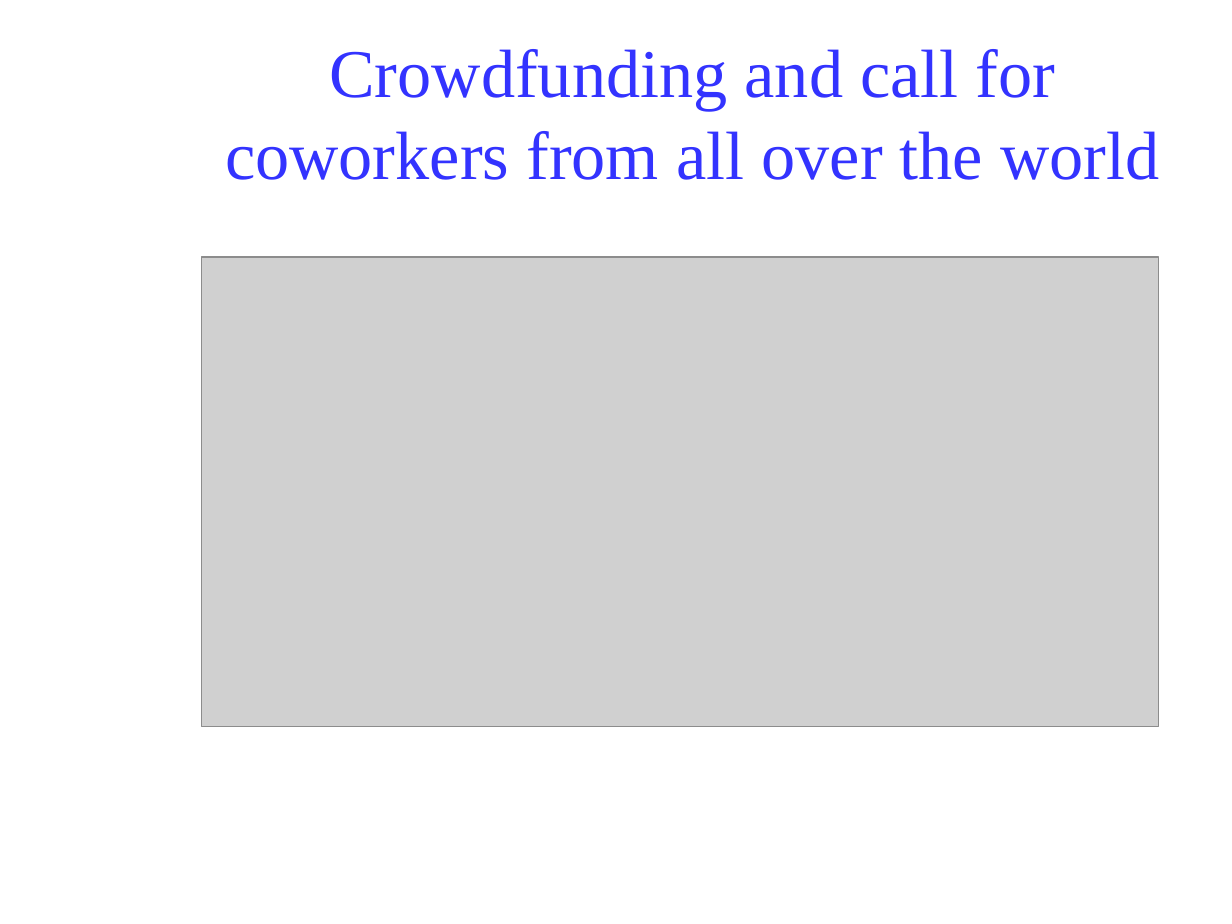
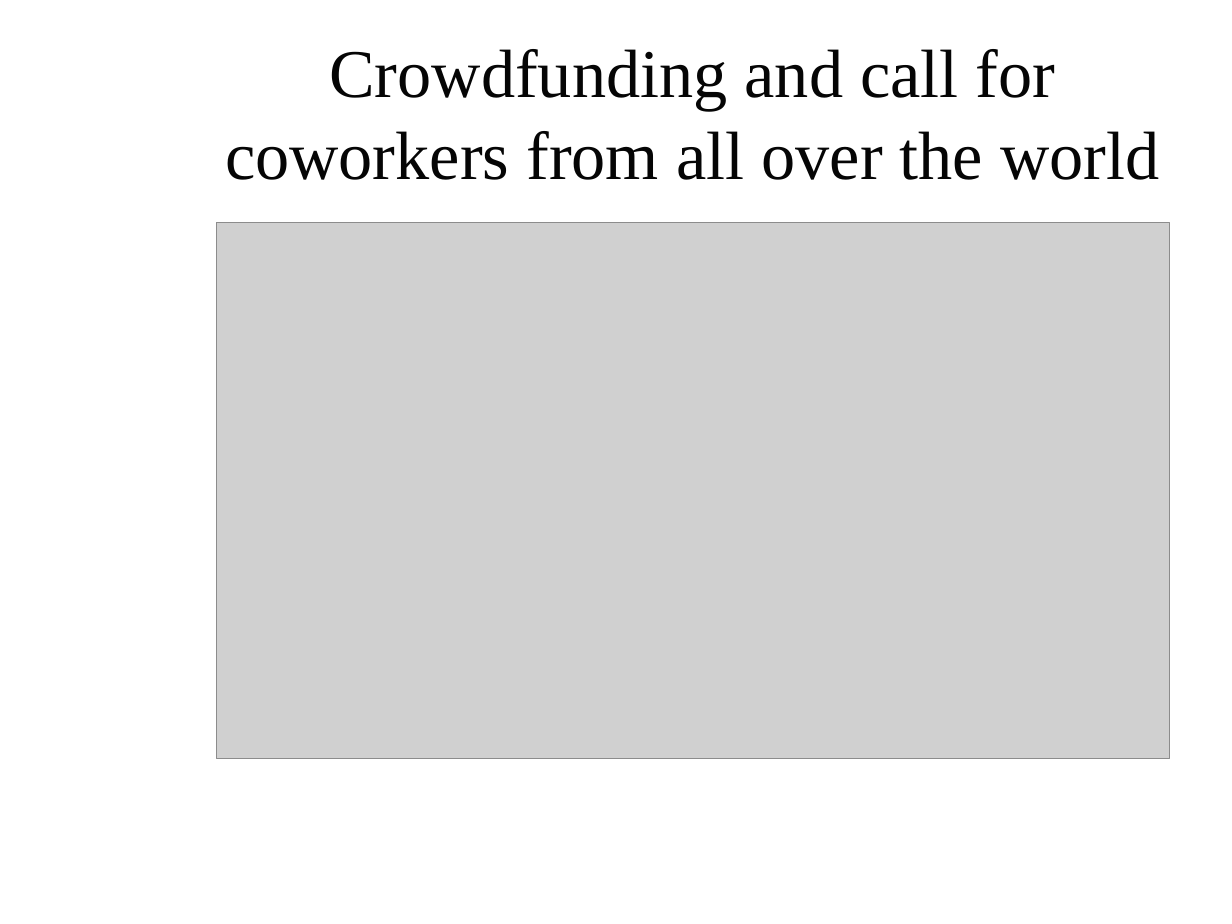
Before and after one commit to Klarala13/collectivity, a slide deck: slide 7 of Presentation/collectivity.odp. Drawn at 1232x924 pixels with LibreOffice and Linux fonts; fonts in the diff are those of the drawing; grey boxes stand for pictures; background and template pictures are left out. Boxes give left, top, right and bottom in pixels: in the first picture for what was removed or moved away, otherwise in the second. Text is boxed around its words. In the diff, an @@ line names an element or a change of style, - is before the commit and + after.

```diff
--- a/Presentation/collectivity.odp
+++ b/Presentation/collectivity.odp
@@ title "Crowdfunding and call for coworkers ..." at (x1=225, y1=49, x2=1159, y2=180): text colour #3333FF to #050505 @@
@@ picture resized from (x1=201, y1=257, x2=1159, y2=727) to (x1=217, y1=222, x2=1171, y2=758) @@
```
Also in this commit, not shown: 6 other slides changed, 1 slide added, 1 slide removed, 1 other file.
